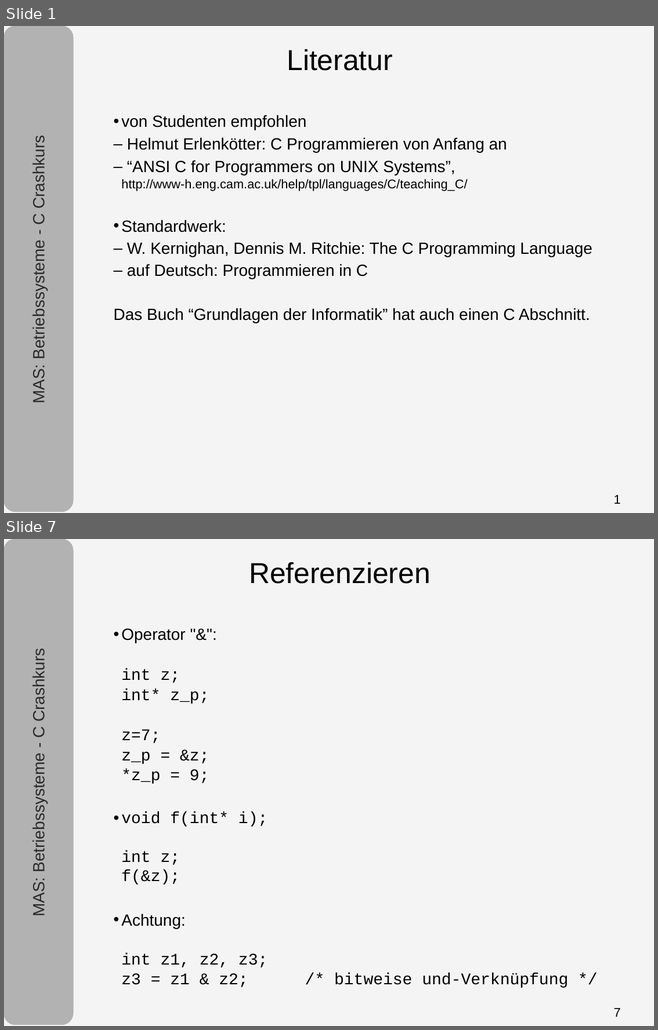
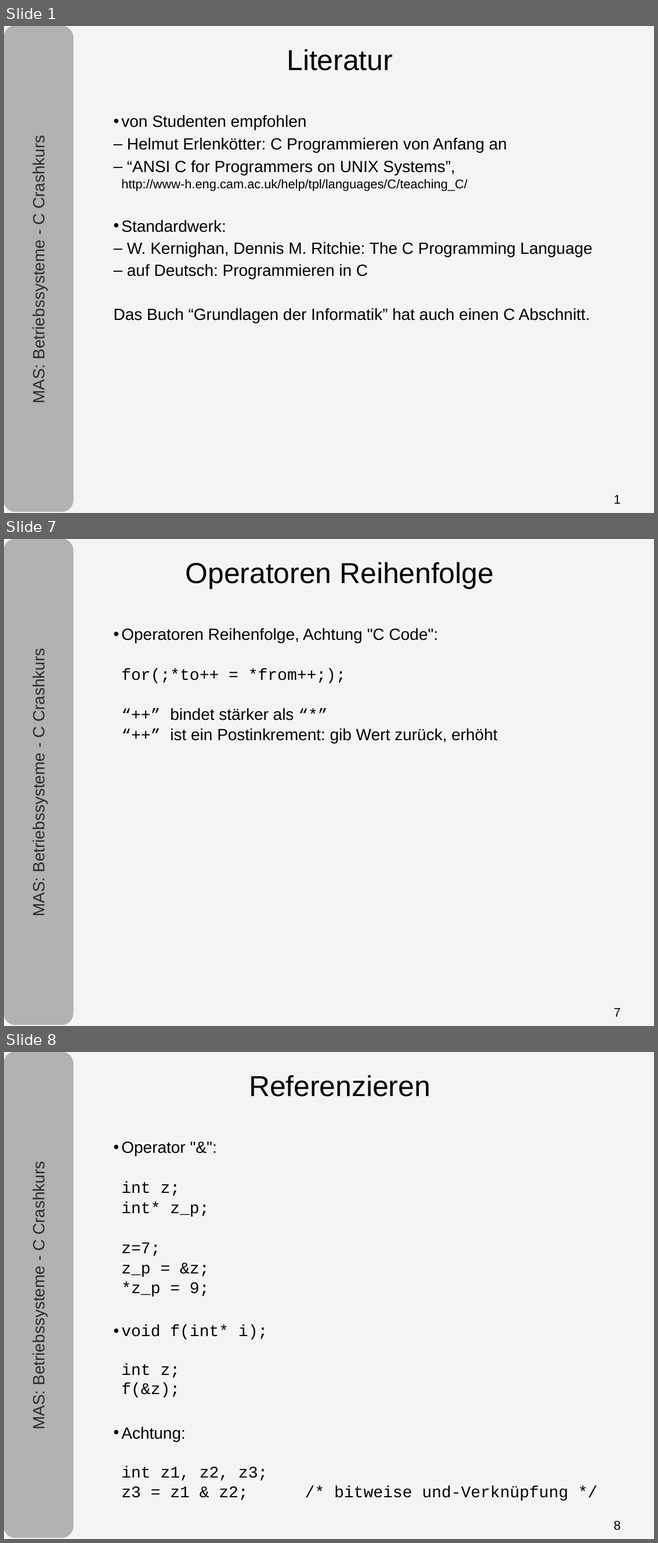
Before and after one commit to tpo/betriebssysteme, a slide deck: 05-1_C.odp. Shown one above the other, each under a label of ours: slides 1 and 7 before the commit, slides 1, 7 and 8 after it; the slides between them are not shown. The pictures are 658x1030 and 658x1543 pixels, drawn with LibreOffice and Linux fonts; fonts in the diff are those of the drawing. Boxes give left, top, right and bottom in pixels: in the first picture for what was removed or moved away, otherwise in the second. Text is boxed around its words. In the diff, an @@ line names an element or a change of style, - is before the commit and + after.

```diff
--- a/05-1_C.odp
+++ b/05-1_C.odp
@@ slide 7 added at bbox=[4, 539, 654, 1026], background #F4F4F4; not listed: 1 template element that a slide beside it also shows @@
@@ rounded rectangle added at bbox=[4, 539, 73, 1025], fill #B2B2B2, outline #B2B2B2 0.74 pt @@
@@ text added at bbox=[186, 562, 494, 589], 32 pt, text #000000 @@
+Operatoren Reihenfolge
@@ text added at bbox=[121, 628, 497, 743], 18 pt, text #000000 @@
+• Operatoren Reihenfolge, Achtung "C Code":
+  for(;*to++ = *from++;);
+  “++” bindet stärker als “*”
+  “++” ist ein Postinkrement: gib Wert zurück, erhöht
@@ text added at bbox=[30, 655, 48, 915], 18 pt, text #292929 @@
+MAS: Betriebssysteme - C Crashkurs
@@ page number added at bbox=[614, 1008, 621, 1017], 14 pt, text #000000 @@
+7
@@ what was slide 7 is now slide 8 @@
@@ page number at bbox=[614, 1521, 621, 1530]: text changed @@
-7
+8
```
Also in this commit, not shown: 8 slides changed.
